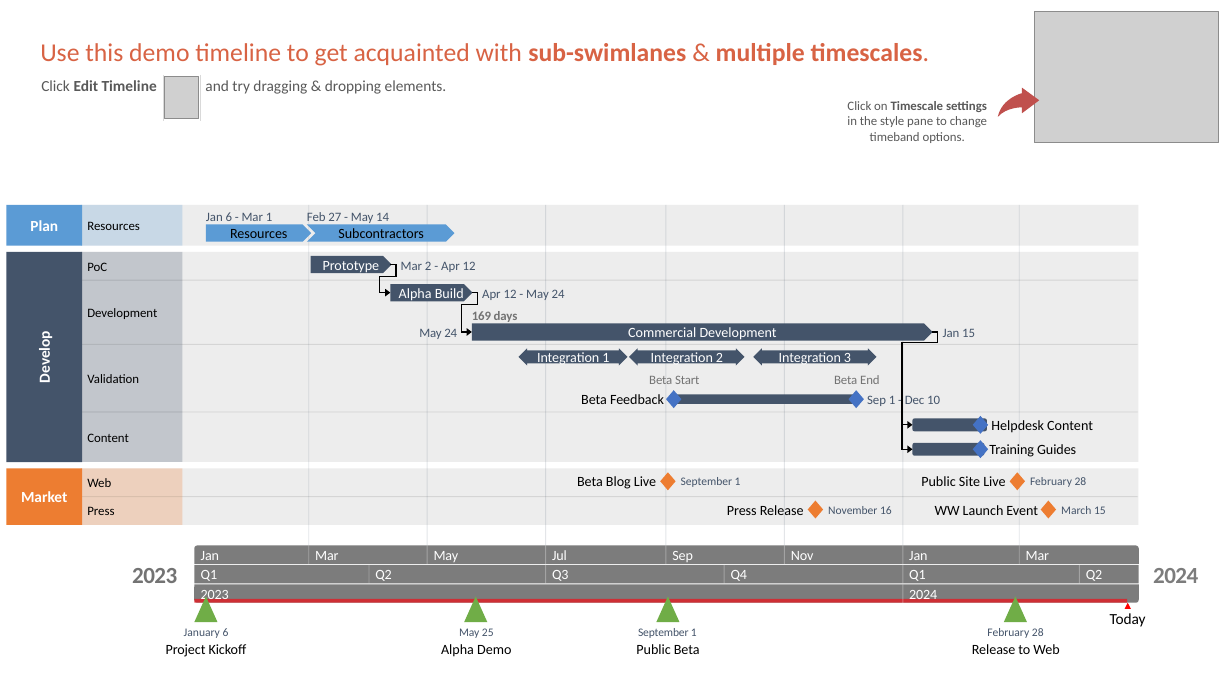
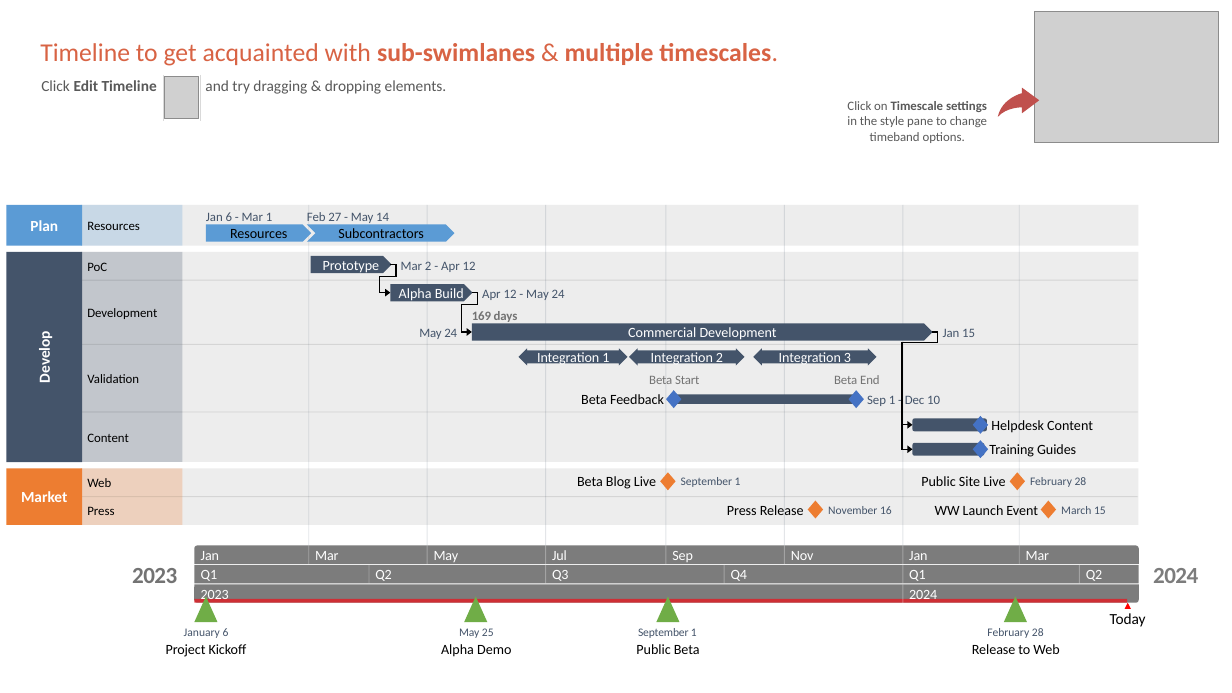
Before and after one commit to AhmedShafee92/Auto-Search, a slide deck: slide 3 of RoadMap.pptx. Drawn at 1232x693 pixels with LibreOffice and Linux fonts; fonts in the diff are those of the drawing; grey boxes stand for pictures. Boxes give left, top, right and bottom in pixels: in the first picture for what was removed or moved away, otherwise in the second. Text is boxed around its words. In the diff, an @@ line names an element or a change of style, - is before the commit and + after.

```diff
--- a/RoadMap.pptx
+++ b/RoadMap.pptx
@@ text at [40, 43, 778, 66]: text changed; bold on @@
-Use this demo timeline to get acquainted with sub-swimlanes & multiple timescales.
+Timeline to get acquainted with sub-swimlanes & multiple timescales.
```
Also in this commit, not shown: 1 other slide changed, 3 other files.
